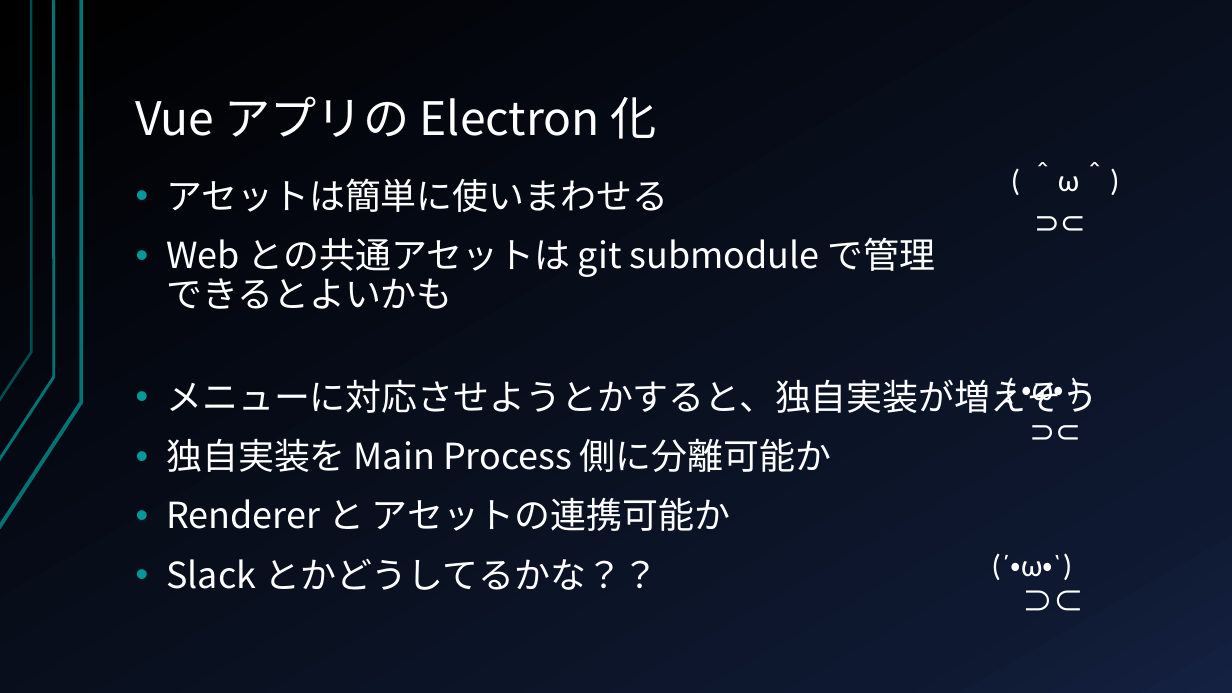
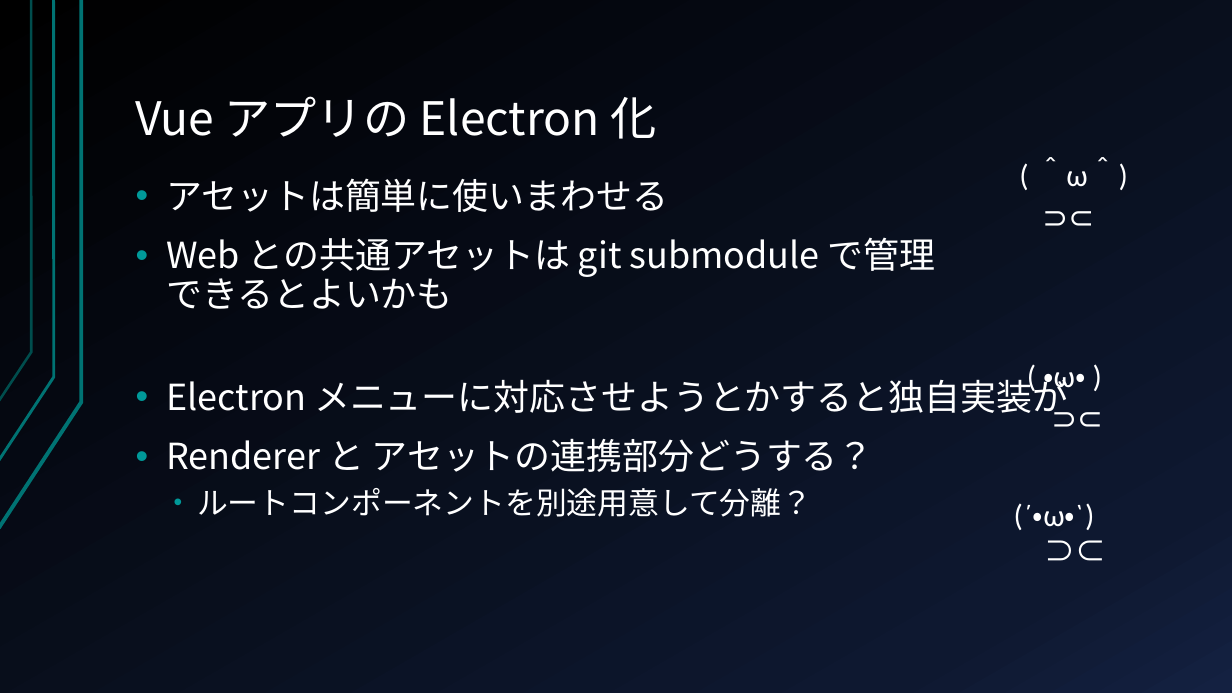
Before and after one commit to kondoumh/electron-study, a slide deck: slide 28 of slide/Electron_in-house_presentation.pptx. Drawn at 1232x693 pixels with LibreOffice and Linux fonts; fonts in the diff are those of the drawing. Boxes give left, top, right and bottom in pixels: in the first picture for what was removed or moved away, otherwise in the second. Text is boxed around its words. In the diff, an @@ line names an element or a change of style, - is before the commit and + after.

```diff
--- a/slide/Electron_in-house_presentation.pptx
+++ b/slide/Electron_in-house_presentation.pptx
@@ text "( ＾ω＾) ⊃⊂": place and size @@
-text "( ＾ω＾) ⊃⊂" at [1027,162,1119,195]
+text "( ＾ω＾) ⊃⊂" at [1036,157,1128,190]
@@ text "( ・ω・ ) ⊃⊂": place and size @@
-text "( ・ω・ ) ⊃⊂" at [1021,382,1063,409]
+text "( ・ω・ ) ⊃⊂" at [1043,372,1085,396]
@@ text at [166,373,1068,517]: text changed @@
-• メニューに対応させようとかすると、独自実装が増えそう
-• 独自実装を Main Process 側に分離可能か
-• Renderer と アセットの連携可能か
-• Slack とかどうしてるかな？？
+• Electron メニューに対応させようとかすると独自実装が
+• Renderer と アセットの連携部分どうする？
+  • ルートコンポーネントを別途用意して分離？
@@ text "(´・ω・`) ⊃⊂": place and size @@
-text "(´・ω・`) ⊃⊂" at [992,553,1073,580]
+text "(´・ω・`) ⊃⊂" at [1014,503,1095,530]
```
Also in this commit, not shown: 5 other slides changed.
